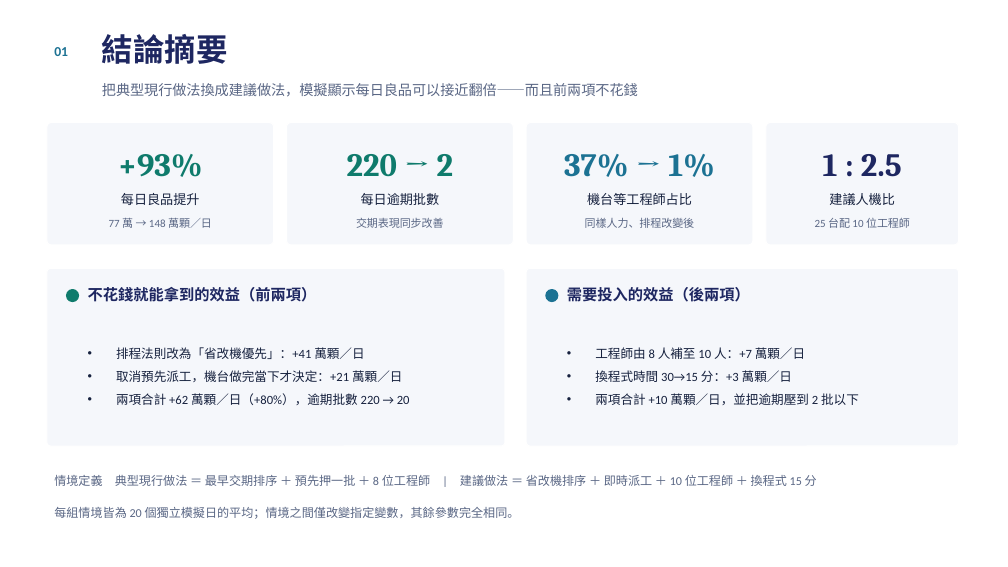
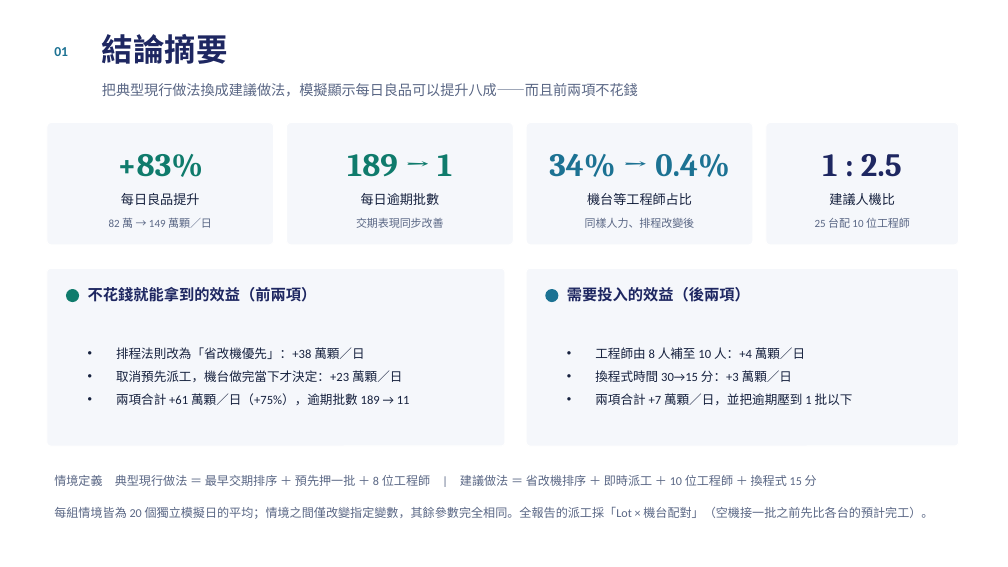
Before and after one commit to cnshow2025/my-factory, a slide deck: slide 2 of docs/測試排程分析報告.pptx. Drawn at 1008x567 pixels with LibreOffice and Linux fonts; fonts in the diff are those of the drawing. Boxes give left, top, right and bottom in pixels: in the first picture for what was removed or moved away, otherwise in the second. Text is boxed around its words. In the diff, an @@ line names an element or a change of style, - is before the commit and + after.

```diff
--- a/docs/測試排程分析報告.pptx
+++ b/docs/測試排程分析報告.pptx
@@ text at (102, 83, 638, 97): text changed @@
-把典型現行做法換成建議做法，模擬顯示每日良品可以接近翻倍——而且前兩項不花錢
+把典型現行做法換成建議做法，模擬顯示每日良品可以提升八成——而且前兩項不花錢
@@ text at (117, 154, 203, 177): text changed @@
-+93%
++83%
@@ text at (347, 154, 452, 177): text changed @@
-220 → 2
+189 → 1
@@ text at (549, 154, 730, 177): text changed @@
-37% → 1%
+34% → 0.4%
@@ text at (109, 218, 212, 228): text changed @@
-77 萬 → 148 萬顆／日
+82 萬 → 149 萬顆／日
@@ text at (116, 347, 410, 405): text changed @@
-• 排程法則改為「省改機優先」：+41 萬顆／日
-• 取消預先派工，機台做完當下才決定：+21 萬顆／日
-• 兩項合計 +62 萬顆／日（+80%），逾期批數 220 → 20
+• 排程法則改為「省改機優先」：+38 萬顆／日
+• 取消預先派工，機台做完當下才決定：+23 萬顆／日
+• 兩項合計 +61 萬顆／日（+75%），逾期批數 189 → 11
@@ text at (595, 347, 805, 359): text changed @@
-• 工程師由 8 人補至 10 人：+7 萬顆／日
+• 工程師由 8 人補至 10 人：+4 萬顆／日
@@ text at (595, 393, 853, 405): text changed @@
-• 兩項合計 +10 萬顆／日，並把逾期壓到 2 批以下
+• 兩項合計 +7 萬顆／日，並把逾期壓到 1 批以下
@@ text at (54, 507, 933, 519): text changed @@
-每組情境皆為 20 個獨立模擬日的平均；情境之間僅改變指定變數，其餘參數完全相同。
+每組情境皆為 20 個獨立模擬日的平均；情境之間僅改變指定變數，其餘參數完全相同。全報告的派工採「Lot × 機台配對」（空機接一批之前先比各台的預計完工）。
```
Also in this commit, not shown: 10 other slides changed, 15 other files.
